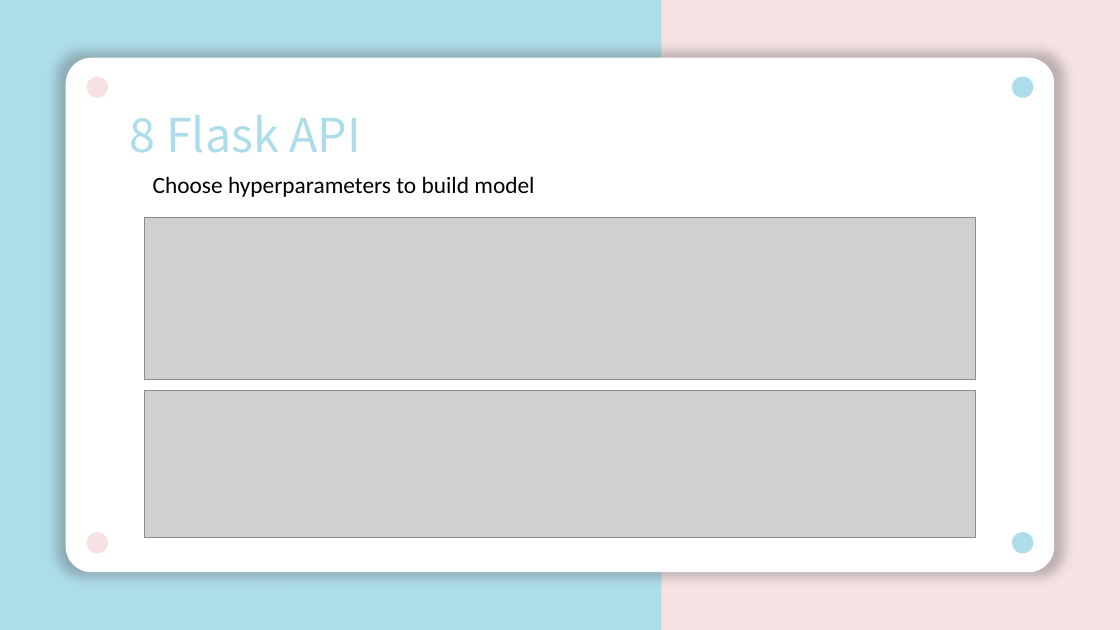
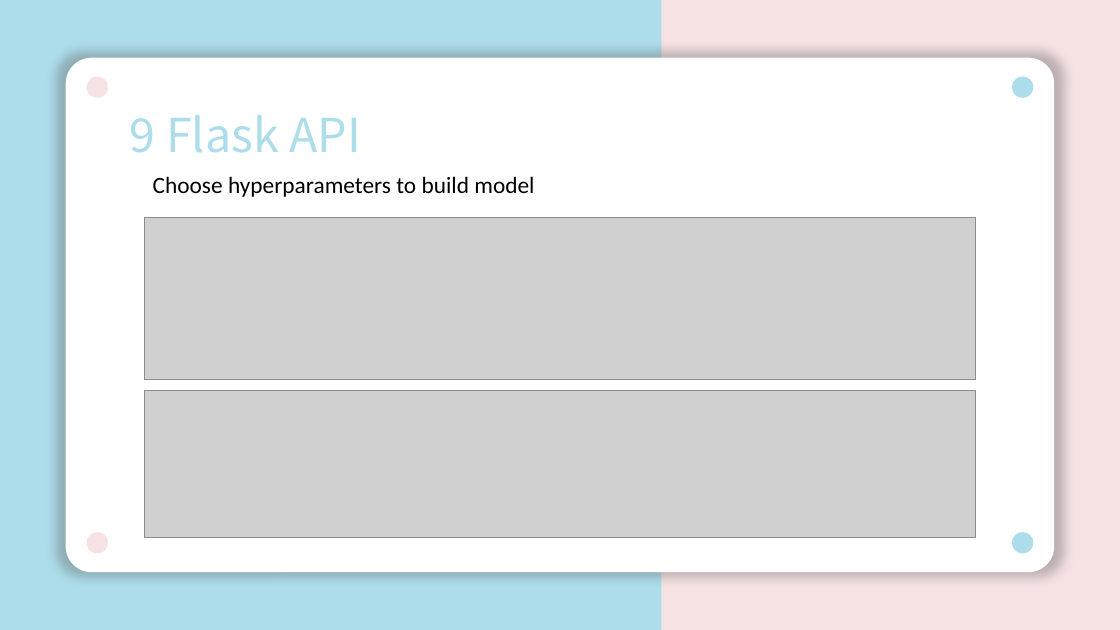
Before and after one commit to unclestay/ESILV---Python-for-data-analysis---devoir-2020, a slide deck: slide 10 of pythonProject.pptx. Drawn at 1120x630 pixels with LibreOffice and Linux fonts; fonts in the diff are those of the drawing; grey boxes stand for pictures. Boxes give left, top, right and bottom in pixels: in the first picture for what was removed or moved away, otherwise in the second. Text is boxed around its words. In the diff, an @@ line names an element or a change of style, - is before the commit and + after.

```diff
--- a/pythonProject.pptx
+++ b/pythonProject.pptx
@@ text at (x1=130, y1=115, x2=361, y2=153): text changed @@
-8 Flask API
+9 Flask API
```
Also in this commit, not shown: 4 other slides changed.
